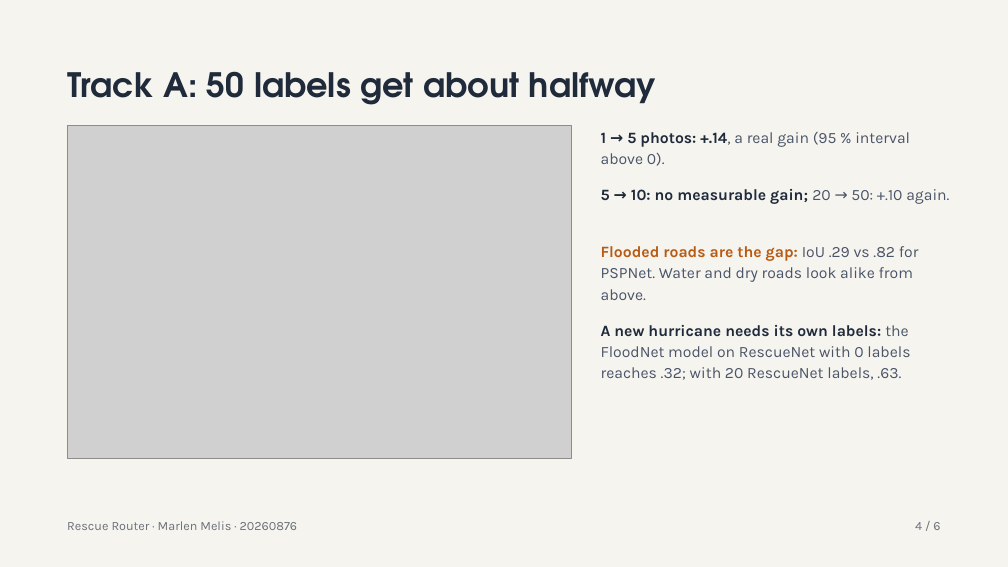
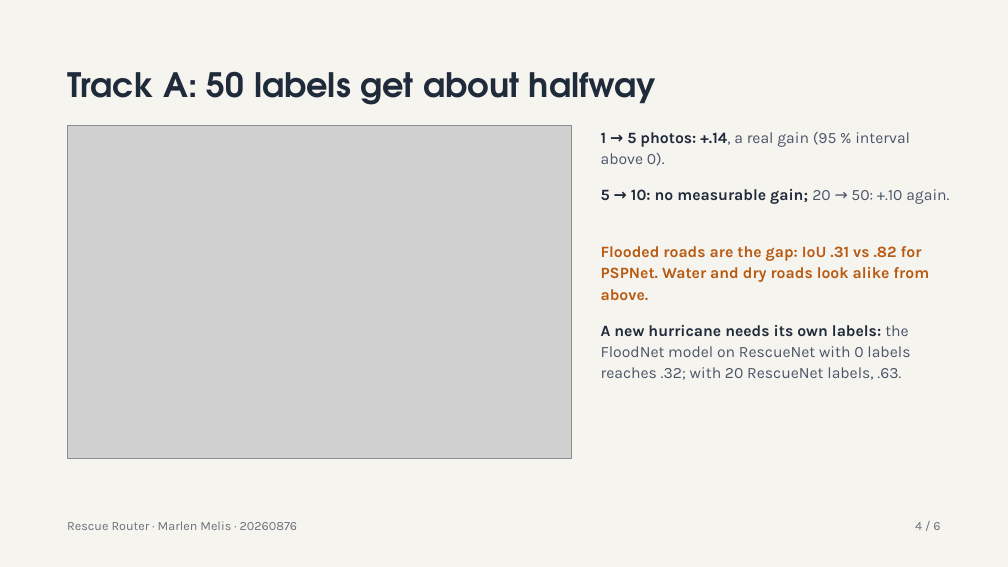
Before and after one commit to MarlenMM/rescue-router, a slide deck: slide 5 of slides/20260876_MarlenMelis_slides.pptx. Drawn at 1008x567 pixels with LibreOffice and Linux fonts; fonts in the diff are those of the drawing; grey boxes stand for pictures. Boxes give left, top, right and bottom in pixels: in the first picture for what was removed or moved away, otherwise in the second. Text is boxed around its words. In the diff, an @@ line names an element or a change of style, - is before the commit and + after.

```diff
--- a/slides/20260876_MarlenMelis_slides.pptx
+++ b/slides/20260876_MarlenMelis_slides.pptx
@@ text at box(601, 246, 929, 300): text changed; text colour #4A5568 to #B85A12; bold on @@
-Flooded roads are the gap: IoU .29 vs .82 for PSPNet. Water and dry roads look alike from above.
+Flooded roads are the gap: IoU .31 vs .82 for PSPNet. Water and dry roads look alike from above.
```
Also in this commit, not shown: 4 other slides changed, 4 other files.
